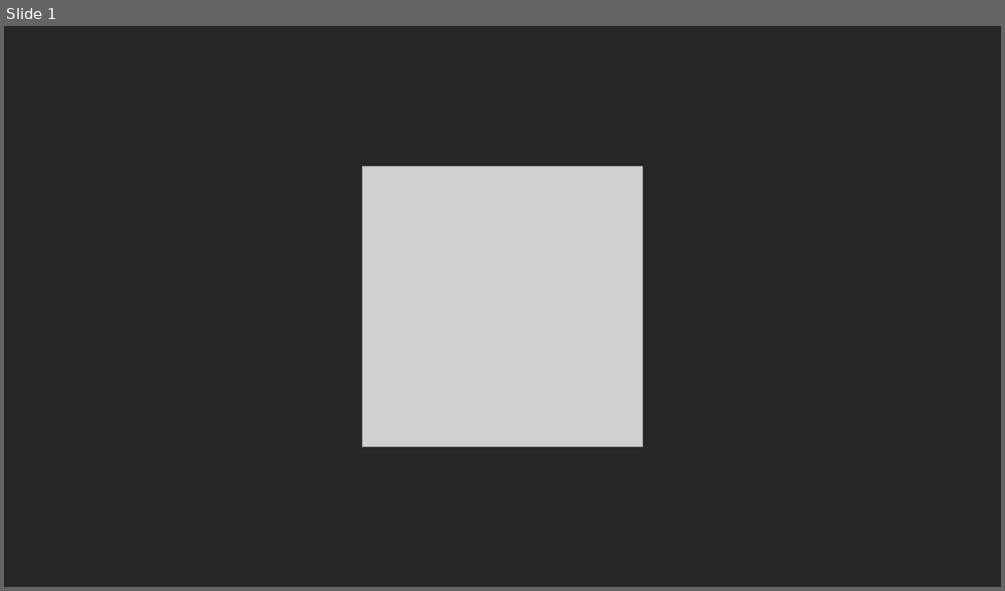
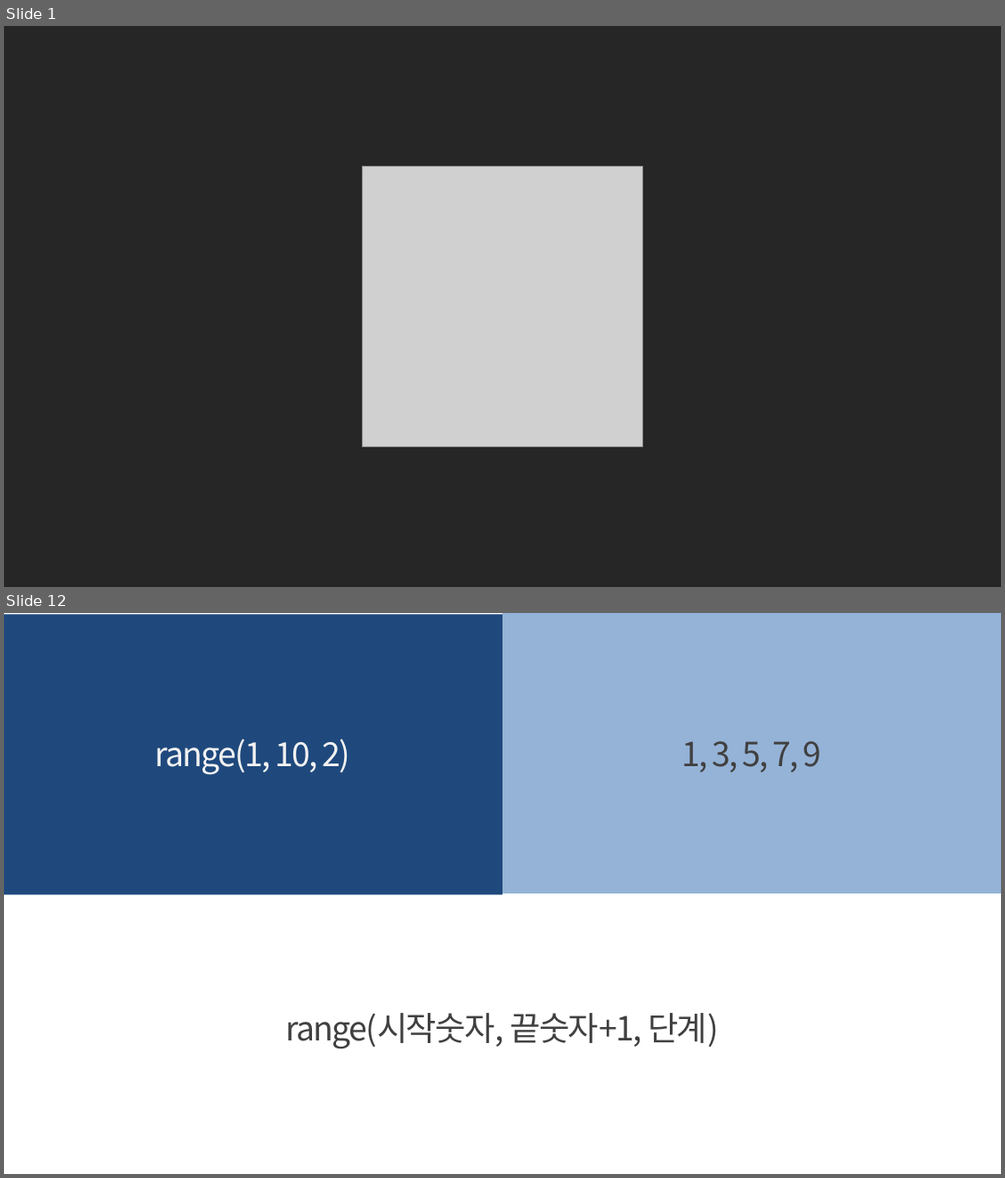
Before and after one commit to kwonkijun/python, a slide deck: 파이썬기초(PPT)/NEW_2021버전/파이썬 기초 8강_반복문.pptx. Shown one above the other, each under a label of ours: slide 1 before the commit, slides 1 and 12 after it; the slides between them are not shown. The pictures are 1005x591 and 1005x1178 pixels, drawn with LibreOffice and Linux fonts; fonts in the diff are those of the drawing; grey boxes stand for pictures. Boxes give left, top, right and bottom in pixels: in the first picture for what was removed or moved away, otherwise in the second. Text is boxed around its words. In the diff, an @@ line names an element or a change of style, - is before the commit and + after.

```diff
--- a/파이썬기초(PPT)/NEW_2021버전/파이썬 기초 8강_반복문.pptx
+++ b/파이썬기초(PPT)/NEW_2021버전/파이썬 기초 8강_반복문.pptx
@@ slide 12 added at box(4, 613, 1001, 1174), background #FFFFFF @@
@@ rectangle added at box(4, 615, 502, 895), fill #1F497D @@
@@ rectangle added at box(502, 613, 1001, 893), fill #95B3D7 @@
@@ text added at box(155, 738, 351, 775), 32 pt, text #F2F2F2 @@
+range(1, 10, 2)
@@ text added at box(681, 741, 822, 772), 32 pt, text #404040 @@
+1, 3, 5, 7, 9
@@ text added at box(286, 1013, 719, 1049), 32 pt, text #404040 @@
+range(시작숫자, 끝숫자+1, 단계)
```
Also in this commit, not shown: 22 other slides added, 16 slides removed, 6 other files.
